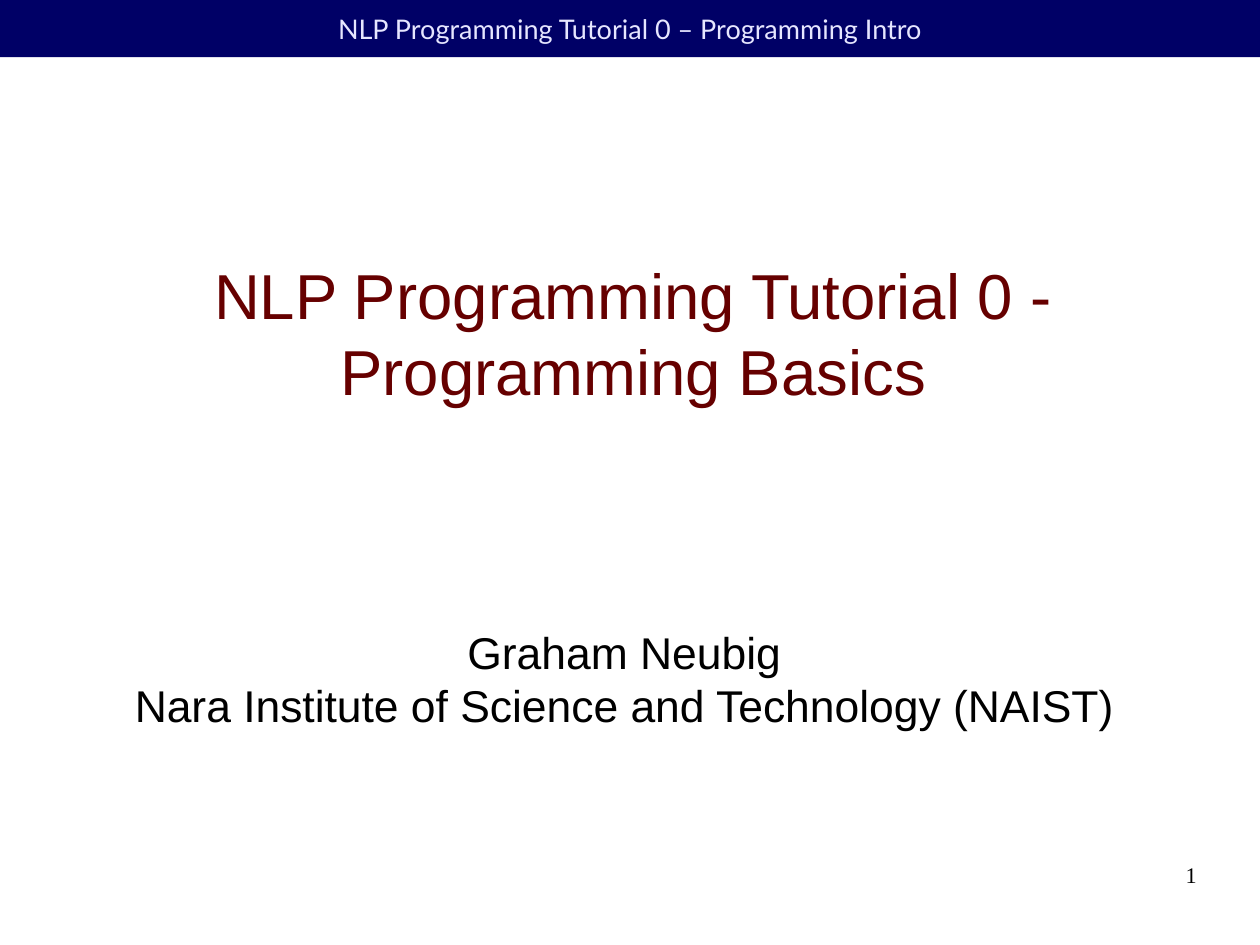
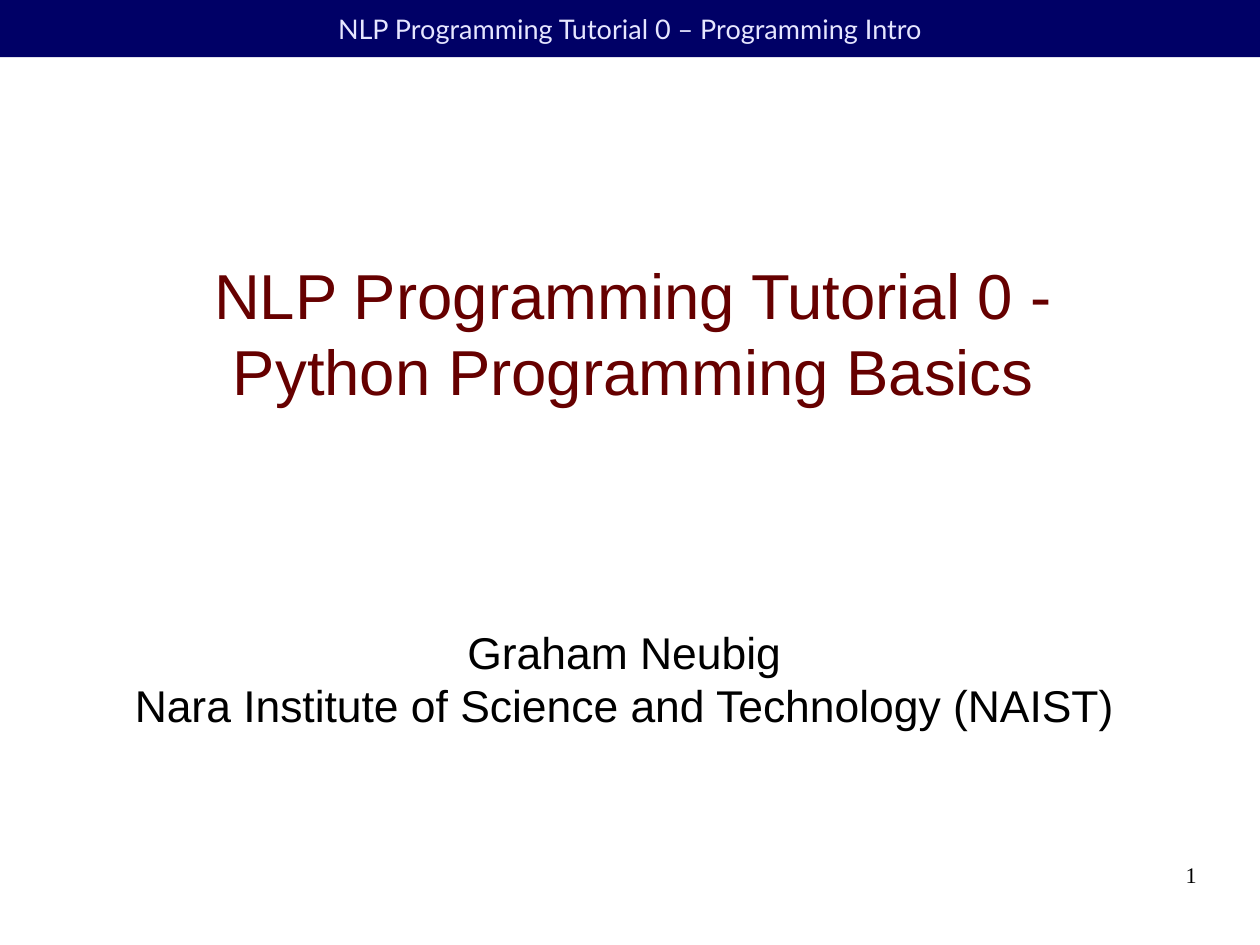
Before and after one commit to duffrind/nlppractice, a slide deck: slide 1 of download/00-intro/nlp-programming-en-00-intro.odp. Drawn at 1260x945 pixels with LibreOffice and Linux fonts; fonts in the diff are those of the drawing; background and template pictures are left out. Boxes give left, top, right and bottom in pixels: in the first picture for what was removed or moved away, otherwise in the second. Text is boxed around its words. In the diff, an @@ line names an element or a change of style, - is before the commit and + after.

```diff
--- a/download/00-intro/nlp-programming-en-00-intro.odp
+++ b/download/00-intro/nlp-programming-en-00-intro.odp
@@ title at (214, 273, 1034, 407): text changed @@
-NLP Programming Tutorial 0 -
-Programming Basics
+NLP Programming Tutorial 0 -
+Python Programming Basics
```
Also in this commit, not shown: 1 other slide changed, 9 other files.
